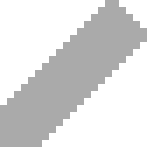
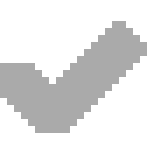
The second w=147, h=147 image is a revision of the first. Changes to its layers:
added layer "Check" above "Edit" over [0, 21, 147, 133]
hid "Edit" over [0, 0, 147, 147]
